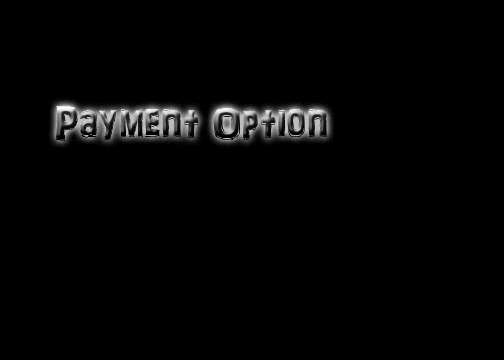
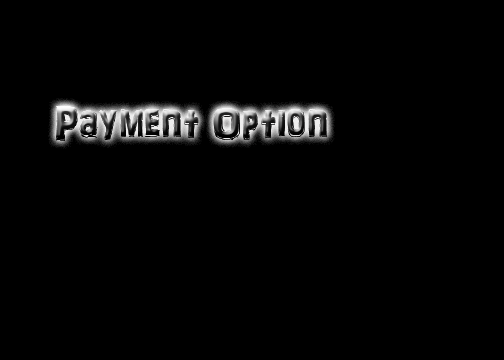
Layered file, before and after one edit (504 × 360). Changes by layer:
added layer "Payment Option copy" above "Payment Option" over <box>56,106,327,141</box>
